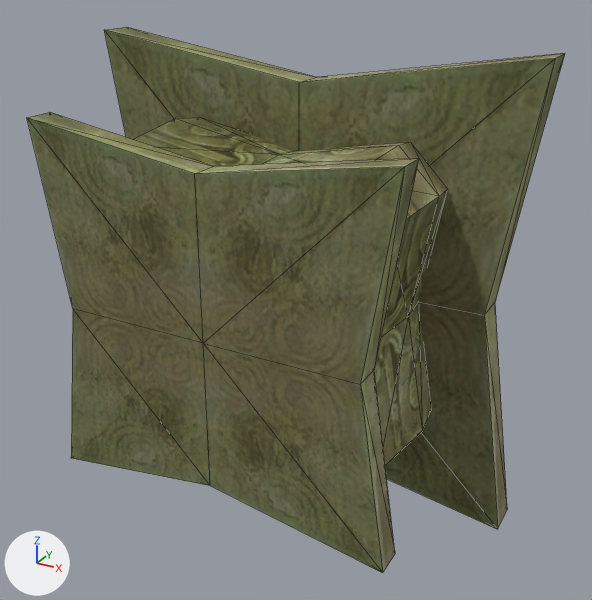
Renders of the OBJ model sceneobjs/huodong_fuben_188/common/huodong_fuben_188_dizuo_01.obj from each side of a commit.
Before and after are seen from a 50 mm lens placed at (66.1, -133.2, 56.0), pointed at (3.7, -19.7, -0.8). Lighting does not change. The marker at lower left points along +X, +Y and +Z. Mesh edges are drawn as thin lines. Where no turn or scale is listed for an object, it has been applied to the vertices.

Before the edit, the objects in view are built like this:
```python
me_huodong_fuben_188_dizuo_01 = bpy.data.meshes.new('huodong_fuben_188_dizuo_01')
me_huodong_fuben_188_dizuo_01.from_pydata(...)  # 104 vertices, 176 faces; spans x -40.7..40.6, y -41.9..-0.7, z -40.8..40.8
me_huodong_fuben_188_dizuo_01.materials.append(mat_material_1)  # picture img_huodong_fuben_188_dizuo_01_png
ob_huodong_fuben_188_dizuo_01 = bpy.data.objects.new('huodong_fuben_188_dizuo_01', me_huodong_fuben_188_dizuo_01)
ob_huodong_fuben_188_dizuo_01.location = (0.0, 0.0, 0.0)
```
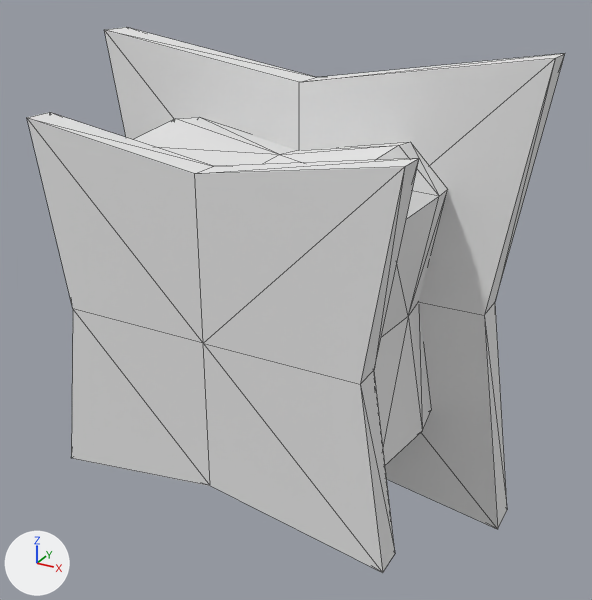
Changed parts and their boxes (x1, y1, x2, y2) in the pictures (592 x 600 px):
'huodong_fuben_188_dizuo_01', recoloured (yellow to grey): (27, 27, 565, 573) in both

What the commit changed:
Material 'material_1' (mat_material_1_1) is new.
Its base color is (0.8, 0.8, 0.8) (white #e7e7e7).
Its roughness is 1.0.
me_huodong_fuben_188_dizuo_01 has 104 vertices, 176 faces and spans x -40.7..40.6, y -41.9..-0.7, z -40.8..40.8.
me_huodong_fuben_188_dizuo_01 no longer uses material mat_material_1 (picture img_huodong_fuben_188_dizuo_01_png).
me_huodong_fuben_188_dizuo_01 now uses material mat_material_1_1 (white #e7e7e7).
